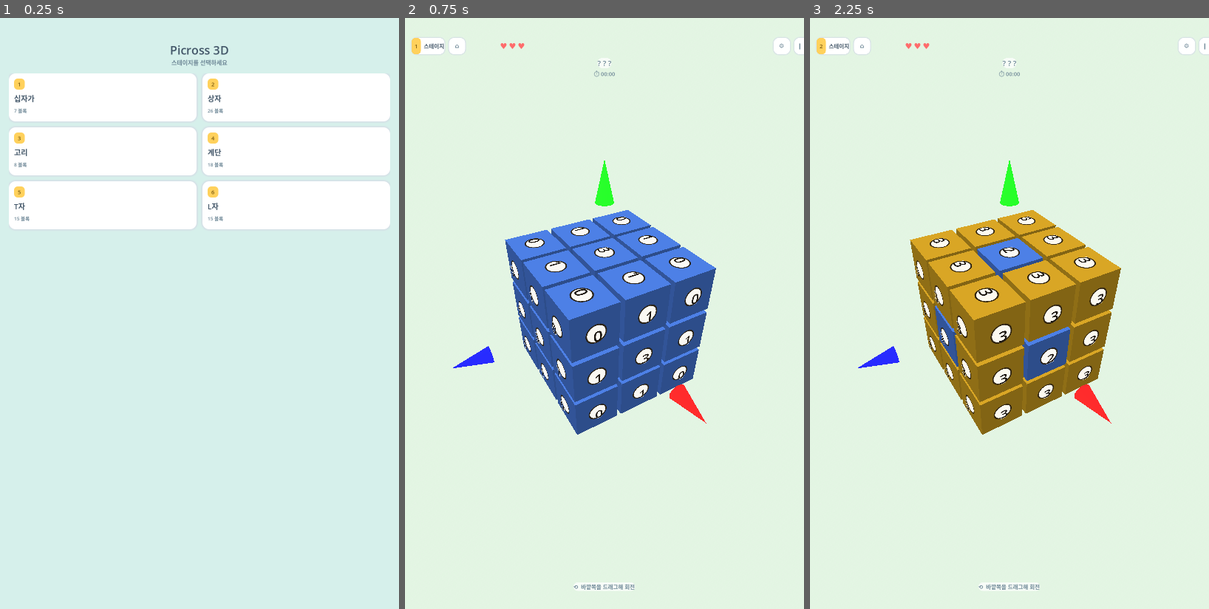
Above: before the commit, frames 1-3 (left to right).
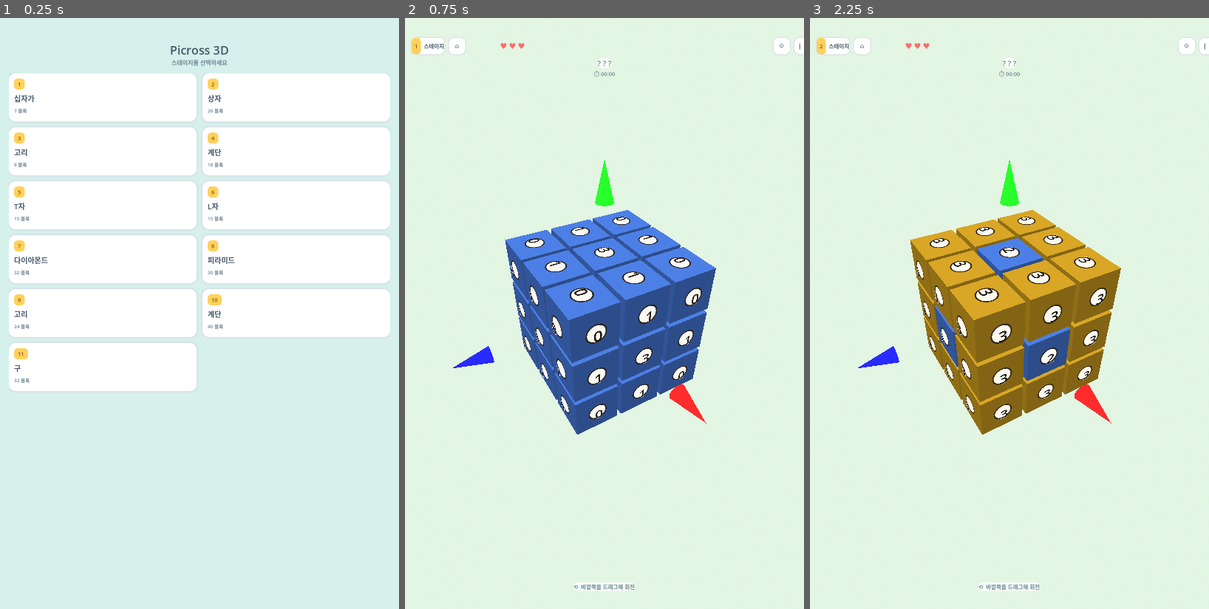
Above: after the commit, the same moments.

Repository: Leewang31/SP-3D_nonogram
Game: Godot game, scene res://Home.tscn
The game is run twice, just before and just after one commit, with the same random seed, the same clock (stepped at 60 frames per second) and the same inputs.
Inputs (mouse positions are in pixels of both pictures, inside the frame that each line leads up to):
- Up to frame 1 (0.25 s): no input
- Up to frame 2 (0.75 s): click (508, 94) at 0.52 s
- Up to frame 3 (2.25 s): click "⌂" at 1.25 s; click (1105, 94) at 2.02 s

The runs differ from the first frame. In frame 1, 19% of the frame differs, in the area x 2-98%, y 36-64%; in frame 2, nothing differs; in frame 3, nothing differs.

Commit message:
feat: add 5 4x4x4 puzzles (stages 7-11)
Diamond, pyramid, ring, staircase, sphere — generated algorithmically
from coordinate rules (Manhattan/Euclidean distance, stepped bounds)
rather than hand-authored, and wired into Home.gd's PUZZLE_PATHS.
Verified headless that PuzzleModel/get_clue handle size=4 correctly
since nothing in the pipeline hardcodes size=3.

Co-Authored-By: Claude Sonnet 5 <noreply@anthropic.com>

Diff:
--- /dev/null
+++ b/puzzles/puzzle_07.json
@@ -0,0 +1,31 @@
+{
+  "id": "puzzle_07",
+  "name": "다이아몬드",
+  "size": 4,
+  "solution": [
+    [
+      [0, 0, 0, 0],
+      [0, 1, 1, 0],
+      [0, 1, 1, 0],
+      [0, 0, 0, 0]
+    ],
+    [
+      [0, 1, 1, 0],
+      [1, 1, 1, 1],
+      [1, 1, 1, 1],
+      [0, 1, 1, 0]
+    ],
+    [
+      [0, 1, 1, 0],
+      [1, 1, 1, 1],
+      [1, 1, 1, 1],
+      [0, 1, 1, 0]
+    ],
+    [
+      [0, 0, 0, 0],
+      [0, 1, 1, 0],
+      [0, 1, 1, 0],
+      [0, 0, 0, 0]
+    ]
+  ]
+}
--- /dev/null
+++ b/puzzles/puzzle_08.json
@@ -0,0 +1,31 @@
+{
+  "id": "puzzle_08",
+  "name": "피라미드",
+  "size": 4,
+  "solution": [
+    [
+      [1, 1, 1, 1],
+      [1, 1, 1, 1],
+      [1, 1, 1, 1],
+      [1, 1, 1, 1]
+    ],
+    [
+      [1, 1, 1, 0],
+      [1, 1, 1, 0],
+      [1, 1, 1, 0],
+      [0, 0, 0, 0]
+    ],
+    [
+      [0, 0, 0, 0],
+      [0, 1, 1, 0],
+      [0, 1, 1, 0],
+      [0, 0, 0, 0]
+    ],
+    [
+      [0, 0, 0, 0],
+      [0, 1, 0, 0],
+      [0, 0, 0, 0],
+      [0, 0, 0, 0]
+    ]
+  ]
+}
--- /dev/null
+++ b/puzzles/puzzle_09.json
@@ -0,0 +1,31 @@
+{
+  "id": "puzzle_09",
+  "name": "고리",
+  "size": 4,
+  "solution": [
+    [
+      [0, 0, 0, 0],
+      [0, 0, 0, 0],
+      [0, 0, 0, 0],
+      [0, 0, 0, 0]
+    ],
+    [
+      [1, 1, 1, 1],
+      [1, 0, 0, 1],
+      [1, 0, 0, 1],
+      [1, 1, 1, 1]
+    ],
+    [
+      [1, 1, 1, 1],
+      [1, 0, 0, 1],
+      [1, 0, 0, 1],
+      [1, 1, 1, 1]
+    ],
+    [
+      [0, 0, 0, 0],
+      [0, 0, 0, 0],
+      [0, 0, 0, 0],
+      [0, 0, 0, 0]
+    ]
+  ]
+}
--- /dev/null
+++ b/puzzles/puzzle_10.json
@@ -0,0 +1,31 @@
+{
+  "id": "puzzle_10",
+  "name": "계단",
+  "size": 4,
+  "solution": [
+    [
+      [1, 1, 1, 1],
+      [1, 1, 1, 1],
+      [1, 1, 1, 1],
+      [1, 1, 1, 1]
+    ],
+    [
+      [0, 1, 1, 1],
+      [0, 1, 1, 1],
+      [0, 1, 1, 1],
+      [0, 1, 1, 1]
+    ],
+    [
+      [0, 0, 1, 1],
+      [0, 0, 1, 1],
+      [0, 0, 1, 1],
+      [0, 0, 1, 1]
+    ],
+    [
+      [0, 0, 0, 1],
+      [0, 0, 0, 1],
+      [0, 0, 0, 1],
+      [0, 0, 0, 1]
+    ]
+  ]
+}
--- /dev/null
+++ b/puzzles/puzzle_11.json
@@ -0,0 +1,31 @@
+{
+  "id": "puzzle_11",
+  "name": "구",
+  "size": 4,
+  "solution": [
+    [
+      [0, 0, 0, 0],
+      [0, 1, 1, 0],
+      [0, 1, 1, 0],
+      [0, 0, 0, 0]
+    ],
+    [
+      [0, 1, 1, 0],
+      [1, 1, 1, 1],
+      [1, 1, 1, 1],
+      [0, 1, 1, 0]
+    ],
+    [
+      [0, 1, 1, 0],
+      [1, 1, 1, 1],
+      [1, 1, 1, 1],
+      [0, 1, 1, 0]
+    ],
+    [
+      [0, 0, 0, 0],
+      [0, 1, 1, 0],
+      [0, 1, 1, 0],
+      [0, 0, 0, 0]
+    ]
+  ]
+}
--- a/scripts/Home.gd
+++ b/scripts/Home.gd
@@ -10,6 +10,11 @@
 	"res://puzzles/puzzle_04.json",
 	"res://puzzles/puzzle_05.json",
 	"res://puzzles/puzzle_06.json",
+	"res://puzzles/puzzle_07.json",
+	"res://puzzles/puzzle_08.json",
+	"res://puzzles/puzzle_09.json",
+	"res://puzzles/puzzle_10.json",
+	"res://puzzles/puzzle_11.json",
 ]
 
 const CARD_COLOR := Color(1, 1, 1)
Not shown, changed: wiki/concepts/architecture.md
Not shown, changed: wiki/log.md
